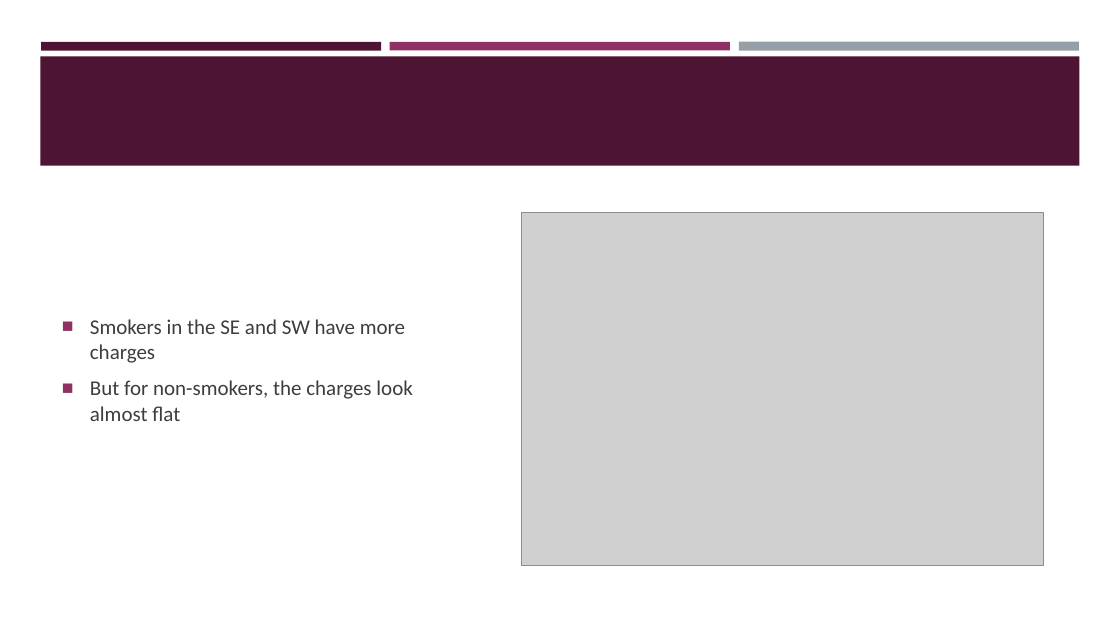
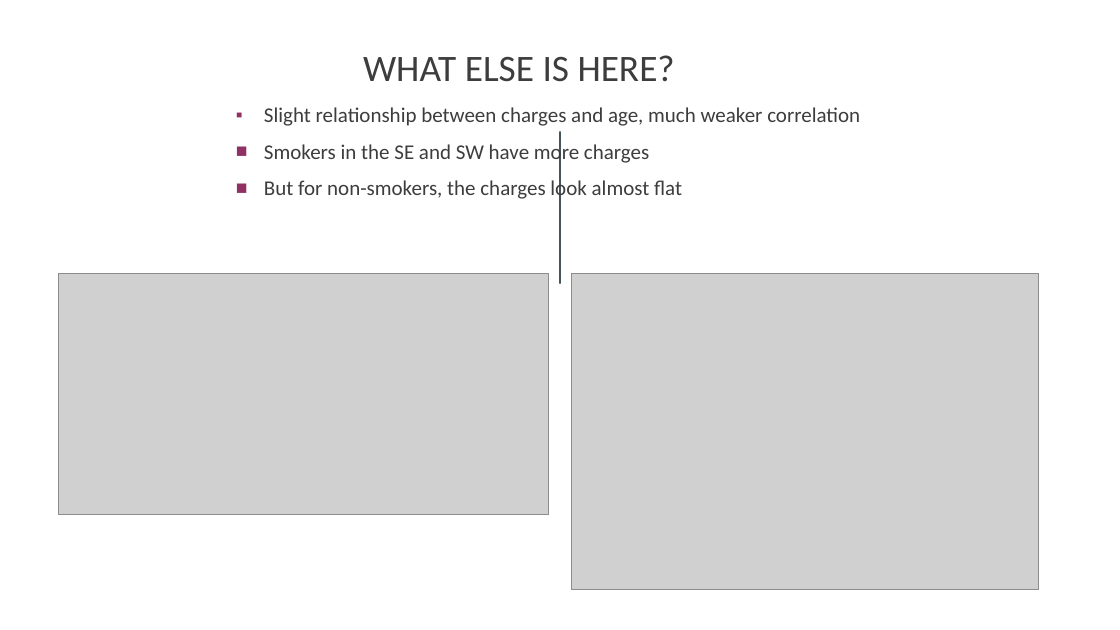
Before and after one commit to Dewalk/final_capstone, a slide deck: slide 5 of Presentation6.pptx. Drawn at 1120x630 pixels with LibreOffice and Linux fonts; fonts in the diff are those of the drawing; grey boxes stand for pictures. Boxes give left, top, right and bottom in pixels: in the first picture for what was removed or moved away, otherwise in the second. Text is boxed around its words. In the diff, an @@ line names an element or a change of style, - is before the commit and + after.

```diff
--- a/Presentation6.pptx
+++ b/Presentation6.pptx
@@ rectangle added at <box>0,0,1120,630</box>, fill #FFFFFF @@
@@ rectangle removed at <box>40,56,1080,166</box> @@
@@ rectangle removed at <box>41,42,381,50</box> @@
@@ title added at <box>363,55,675,82</box>, 32 pt, text #3D3D3D @@
+WHAT ELSE IS HERE?
@@ rectangle removed at <box>390,42,730,50</box> @@
@@ rectangle removed at <box>739,42,1079,51</box> @@
@@ text "Slight relationship between charges and ...": place and size @@
-text "Slight relationship between charges and ..." at <box>90,319,412,421</box>
+text "Slight relationship between charges and ..." at <box>264,107,860,202</box>
@@ text "Slight relationship between charges and ..." at <box>264,107,860,202</box>: vertical alignment middle to top @@
@@ text at <box>264,107,860,126</box>: paragraph added @@
+▪ Slight relationship between charges and age, much weaker correlation
@@ line added from (560, 132) to (560, 283), #465359 1.5 pt @@
@@ picture added at <box>59,273,549,514</box> @@
@@ picture: place and size @@
-picture at <box>522,213,1044,565</box>
+picture at <box>572,273,1039,590</box>
@@ rectangle added at <box>41,387,1080,396</box>, fill #FFFFFF @@
@@ rectangle added at <box>41,401,1080,589</box>, fill #FFFFFF @@
```
Also in this commit, not shown: 9 other slides changed, 1 slide added, 1 slide removed, 5 other files.
